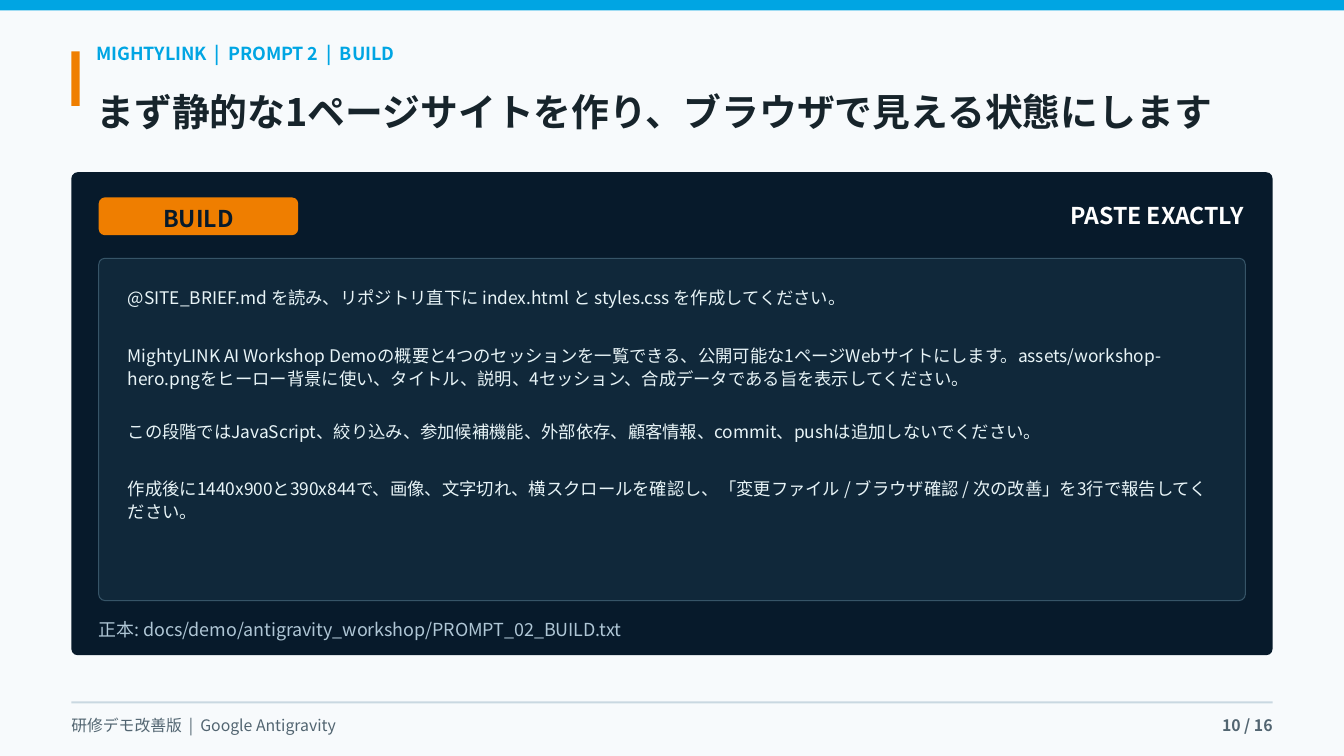
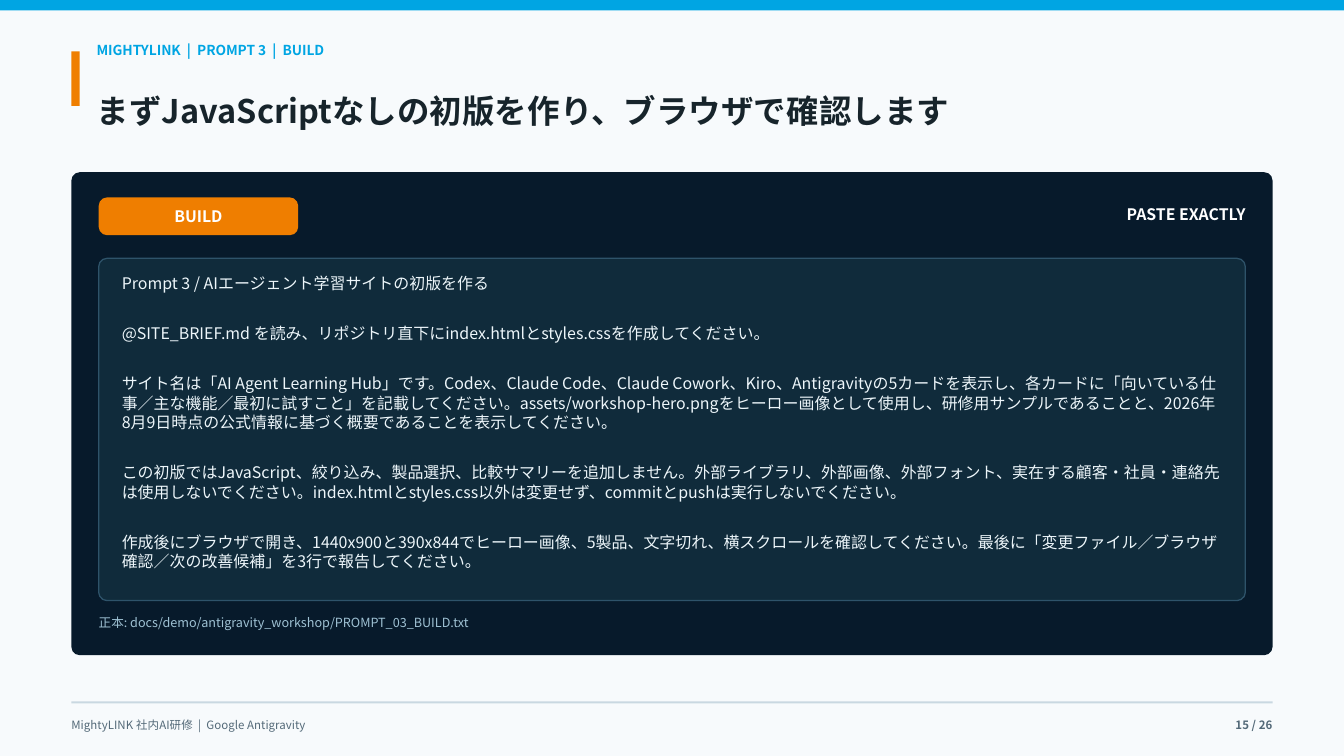
Before and after one commit to kanta13jp1/mighty-link-ai-connect, a slide deck: slide 15 of exports/mighty_skill_bridge_antigravity_user_guide_2026.pptx (slide 10 before the commit). Drawn at 1344x756 pixels with LibreOffice and Linux fonts; fonts in the diff are those of the drawing; background and template pictures are left out. Boxes give left, top, right and bottom in pixels: in the first picture for what was removed or moved away, otherwise in the second. Text is boxed around its words. In the diff, an @@ line names an element or a change of style, - is before the commit and + after.

Commit message:
feat: rebuild Antigravity agent workflow demo

```diff
--- a/exports/mighty_skill_bridge_antigravity_user_guide_2026.pptx
+++ b/exports/mighty_skill_bridge_antigravity_user_guide_2026.pptx
@@ text at (x1=97, y1=44, x2=325, y2=55): text changed; size 12.8 to 9.8 pt @@
-MIGHTYLINK | PROMPT 2 | BUILD
+MIGHTYLINK | PROMPT 3 | BUILD
@@ text at (x1=97, y1=95, x2=950, y2=130): text changed; size 27 to 23.2 pt @@
-まず静的な1ページサイトを作り、ブラウザで見える状態にします
+まずJavaScriptなしの初版を作り、ブラウザで確認します
@@ rounded rectangle added at (x1=72, y1=172, x2=1273, y2=655), fill #071A2B @@
@@ rounded rectangle "BUILD" at (x1=99, y1=198, x2=298, y2=236): size 16.5 to 11.2 pt, text colour #071A2B to #FFFFFF; line spacing 1.14 to 1; proportions changed @@
@@ text "PASTE EXACTLY" moved from (x1=72, y1=172, x2=1273, y2=655) to (x1=1127, y1=208, x2=1245, y2=220) @@
@@ text "PASTE EXACTLY" at (x1=1127, y1=208, x2=1245, y2=220): size 16.5 to 11.2 pt; line spacing 1.14 to 1; fill #071A2B to none @@
@@ rounded rectangle at (x1=99, y1=258, x2=1246, y2=601): fill #10283A to #102B3B; outline #365467 0.75 pt to #2E536A 0.9 pt; proportions changed @@
@@ text added at (x1=122, y1=275, x2=1220, y2=569), 11.4 pt, text #EDF6FA @@
+Prompt 3 / AIエージェント学習サイトの初版を作る
+@SITE_BRIEF.md を読み、リポジトリ直下にindex.htmlとstyles.cssを作成してください。
+サイト名は「AI Agent Learning Hub」です。Codex、Claude Code、Claude Cowork、Kiro、Antigravityの5カードを表示し、各カードに「向いている仕事／主な機能／最初に試すこと」を記載してください。assets/workshop-hero.pngをヒーロー画像として使用し、研修用サンプルであることと、2026年8月9日時点の公式情報に基づく概要であることを表示してください。
+この初版ではJavaScript、絞り込み、製品選択、比較サマリーを追加しません。外部ライブラリ、外部画像、外部フォント、実在する顧客・社員・連絡先は使用しないでください。index.htmlとstyles.css以外は変更せず、commitとpushは実行しないでください。
+作成後にブラウザで開き、1440x900と390x844でヒーロー画像、5製品、文字切れ、横スクロールを確認してください。最後に「変更ファイル／ブラウザ確認／次の改善候補」を3行で報告してください。
@@ text in rounded rectangle at (x1=128, y1=289, x2=1207, y2=519): text removed @@
-@SITE_BRIEF.md を読み、リポジトリ直下に index.html と styles.css を作成してください。
-MightyLINK AI Workshop Demoの概要と4つのセッションを一覧できる、公開可能な1ページWebサイトにします。assets/workshop-hero.pngをヒーロー背景に使い、タイトル、説明、4セッション、合成データである旨を表示してください。
-この段階ではJavaScript、絞り込み、参加候補機能、外部依存、顧客情報、commit、pushは追加しないでください。
-作成後に1440x900と390x844で、画像、文字切れ、横スクロールを確認し、「変更ファイル / ブラウザ確認 / 次の改善」を3行で報告してください。
@@ text at (x1=99, y1=616, x2=468, y2=630): text changed; size 12.8 to 9 pt; text colour #AFC6D5 to #9FC2D4 @@
-正本: docs/demo/antigravity_workshop/PROMPT_02_BUILD.txt
+正本: docs/demo/antigravity_workshop/PROMPT_03_BUILD.txt
@@ text at (x1=71, y1=719, x2=305, y2=732): text changed; size 11.2 to 8.2 pt; text colour #526571 to #536978 @@
-研修デモ改善版 | Google Antigravity
+MightyLINK 社内AI研修 | Google Antigravity
@@ text at (x1=1235, y1=720, x2=1273, y2=729): text changed; size 11.2 to 8.2 pt; text colour #526571 to #536978 @@
-10 / 16
+15 / 26
```
Also in this commit, not shown: 6 other slides changed, 19 slides added, 9 slides removed, 25 other files.
